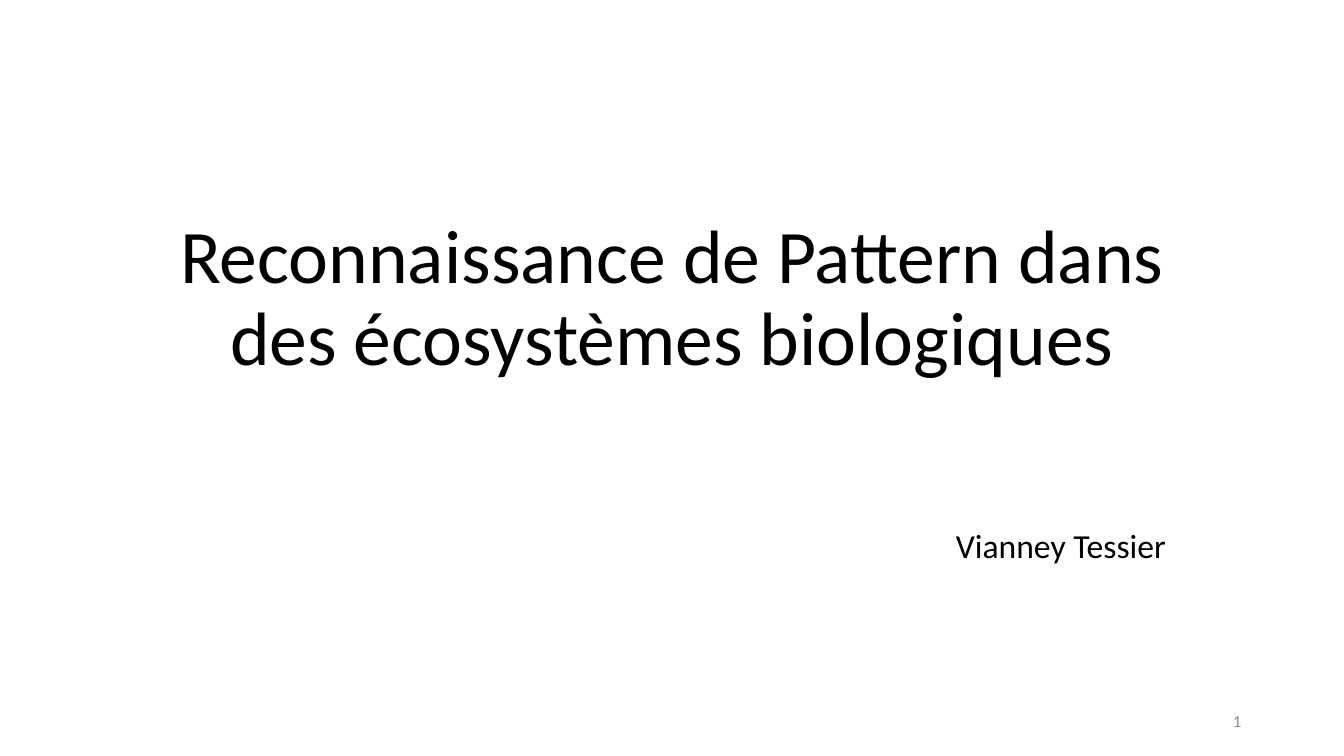
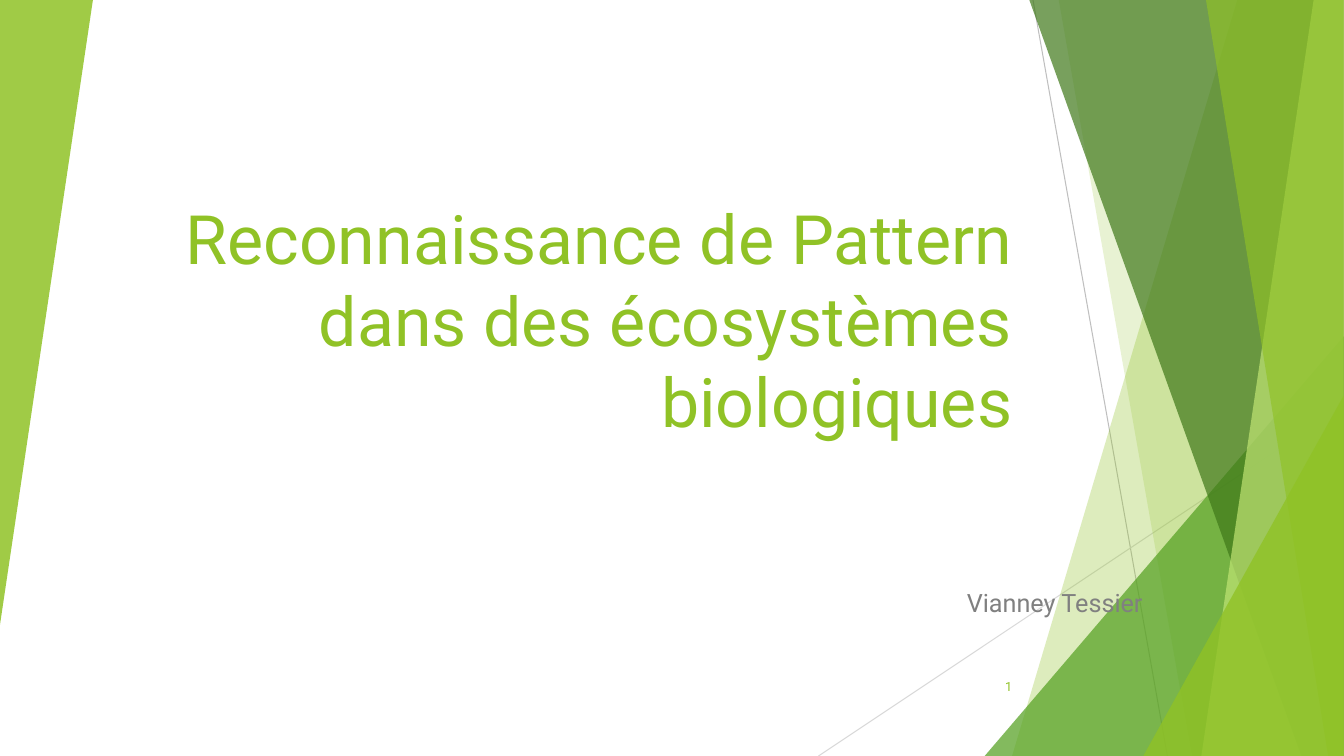
Before and after one commit to Viaaaa/TER, a slide deck: slide 1 of Présentation TER.pptx. Drawn at 1344x756 pixels with LibreOffice and Linux fonts; fonts in the diff are those of the drawing. Boxes give left, top, right and bottom in pixels: in the first picture for what was removed or moved away, otherwise in the second. Text is boxed around its words. In the diff, an @@ line names an element or a change of style, - is before the commit and + after.

Commit message:
powerpoint

```diff
--- a/Présentation TER.pptx
+++ b/Présentation TER.pptx
@@ group added at [0,0,1344,756]: 5 freeform shapes, 3 triangles, 2 lines @@
@@ title "Reconnaissance de Pattern dans des ...": place and size @@
-title "Reconnaissance de Pattern dans des ..." at [180,230,1163,378]
+title "Reconnaissance de Pattern dans des ..." at [186,213,1012,441]
@@ title "Reconnaissance de Pattern dans des ..." at [186,213,1012,441]: size 54 to 48.6 pt, font Calibri to Roboto, text colour #000000 to #90C226; alignment centre to right; line spacing 0.9 to 1 @@
@@ subtitle "Vianney Tessier": place and size @@
-subtitle "Vianney Tessier" at [956,535,1165,564]
+subtitle "Vianney Tessier" at [967,589,1142,618]
@@ subtitle "Vianney Tessier" at [967,589,1142,618]: size 24 to 18 pt, font Calibri to Roboto, text colour #000000 to #808080; line spacing 0.9 to 1 @@
@@ page number: place and size @@
-page number at [1233,716,1241,727]
+page number at [1005,682,1012,691]
@@ page number at [1005,682,1012,691]: size 12 to 9 pt, font Calibri to Roboto, text colour #8C8C8C to #90C226 @@
```
Also in this commit, not shown: 12 slides added, 1 slide removed, 3 other files.
